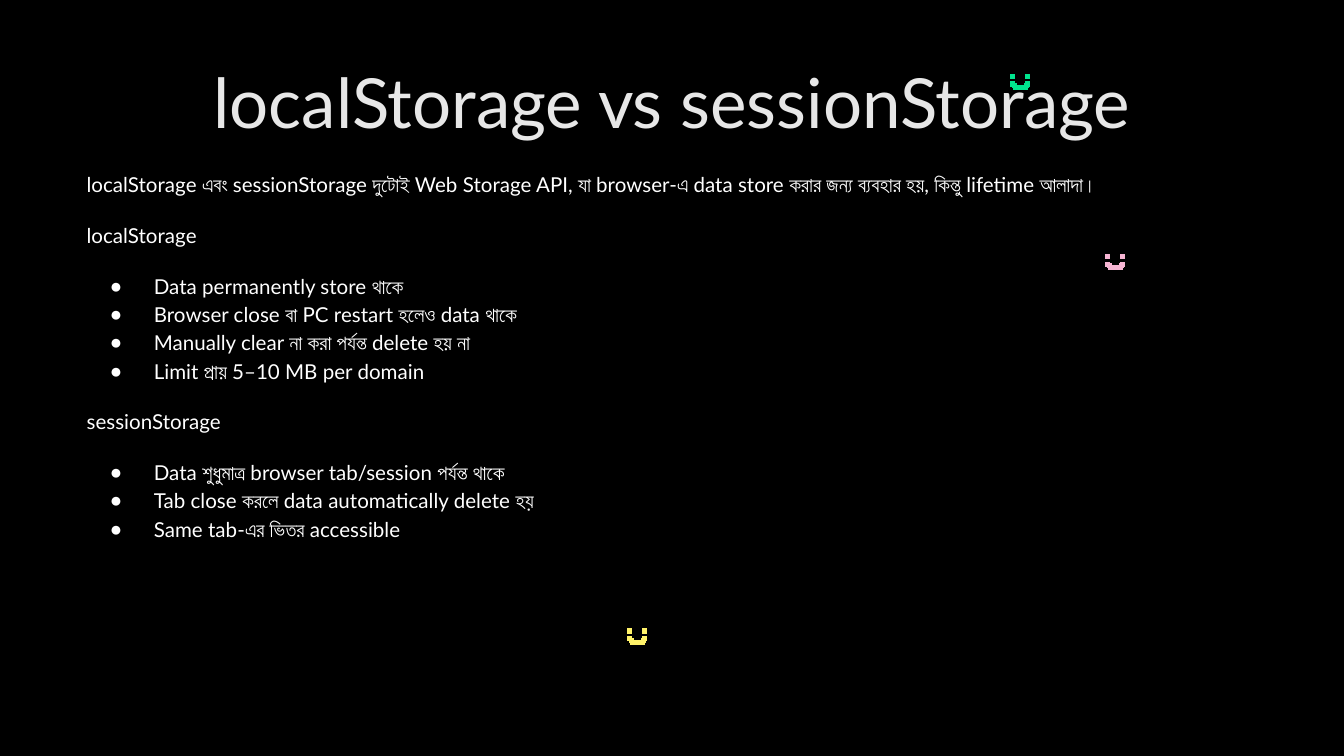
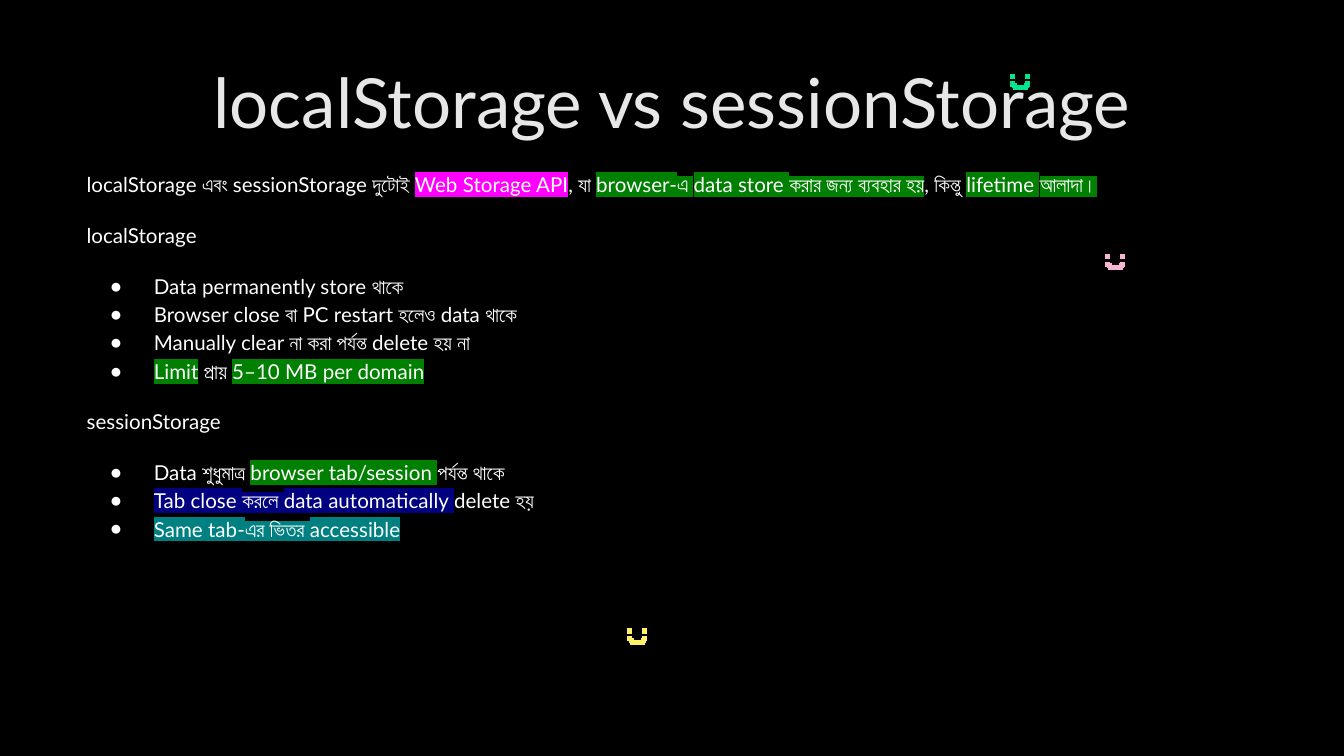
Before and after one commit to nabila-nuzhat/class-js, a slide deck: slide 58 of Interview Question JavaScript_HIGHLIGHTED.pptx. Drawn at 1344x756 pixels with LibreOffice and Linux fonts; fonts in the diff are those of the drawing. Boxes give left, top, right and bottom in pixels: in the first picture for what was removed or moved away, otherwise in the second. Text is boxed around its words. In the diff, an @@ line names an element or a change of style, - is before the commit and + after.

```diff
--- a/Interview Question JavaScript_HIGHLIGHTED.pptx
+++ b/Interview Question JavaScript_HIGHLIGHTED.pptx
@@ text at (87,175,1097,544): highlight none to #FF00FF in "Web Storage API,"; highlight none to #008000 in "browser-এ data store করার জন্য ব্যবহার হয়, ...", "Limit 5–10 MB per domain", "browser tab/session"; highlight none to #000080 in "Tab close করলে data automatically"; highlight none to #008080 in "Same tab-এর ভিতর accessible" @@
```
Also in this commit, not shown: 18 other slides changed, 1 slide removed.
